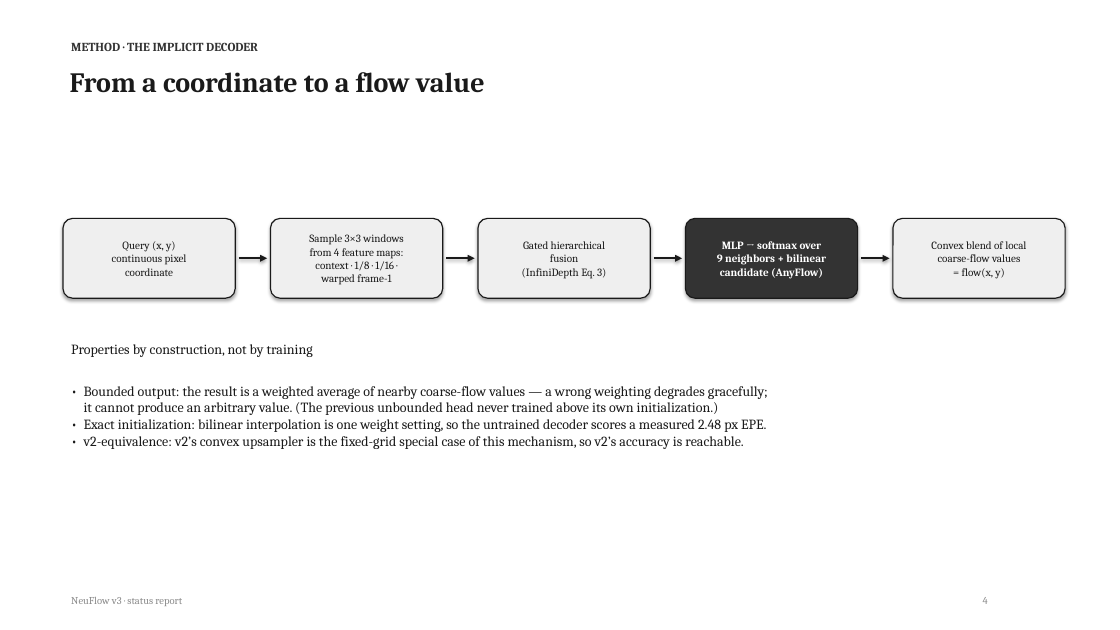
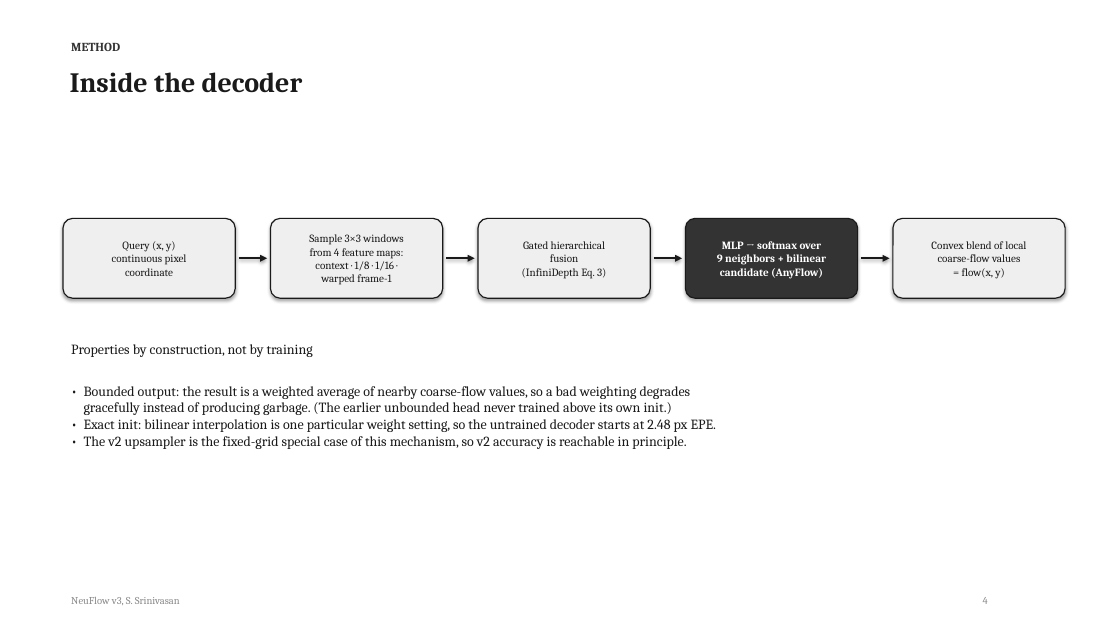
Before and after one commit to shrirag10/Neuflowv3, a slide deck: slide 4 of docs/NeuFlow_v3_status.pptx. Drawn at 1120x630 pixels with LibreOffice and Linux fonts; fonts in the diff are those of the drawing. Boxes give left, top, right and bottom in pixels: in the first picture for what was removed or moved away, otherwise in the second. Text is boxed around its words. In the diff, an @@ line names an element or a change of style, - is before the commit and + after.

```diff
--- a/docs/NeuFlow_v3_status.pptx
+++ b/docs/NeuFlow_v3_status.pptx
@@ text at (71, 42, 120, 51): text changed @@
-METHOD · THE IMPLICIT DECODER
+METHOD
@@ text at (70, 72, 303, 93): text changed @@
-From a coordinate to a flow value
+Inside the decoder
@@ text at (84, 386, 716, 449): text changed @@
-• Bounded output: the result is a weighted average of nearby coarse-flow values — a wrong weighting degrades gracefully;
-it cannot produce an arbitrary value. (The previous unbounded head never trained above its own initialization.)
-• Exact initialization: bilinear interpolation is one weight setting, so the untrained decoder scores a measured 2.48 px EPE.
-• v2-equivalence: v2’s convex upsampler is the fixed-grid special case of this mechanism, so v2’s accuracy is reachable.
+• Bounded output: the result is a weighted average of nearby coarse-flow values, so a bad weighting degrades
+gracefully instead of producing garbage. (The earlier unbounded head never trained above its own init.)
+• Exact init: bilinear interpolation is one particular weight setting, so the untrained decoder starts at 2.48 px EPE.
+• The v2 upsampler is the fixed-grid special case of this mechanism, so v2 accuracy is reachable in principle.
@@ text at (71, 597, 180, 605): text changed @@
-NeuFlow v3 · status report
+NeuFlow v3, S. Srinivasan
```
Also in this commit, not shown: 17 other slides changed, 1 other file.
